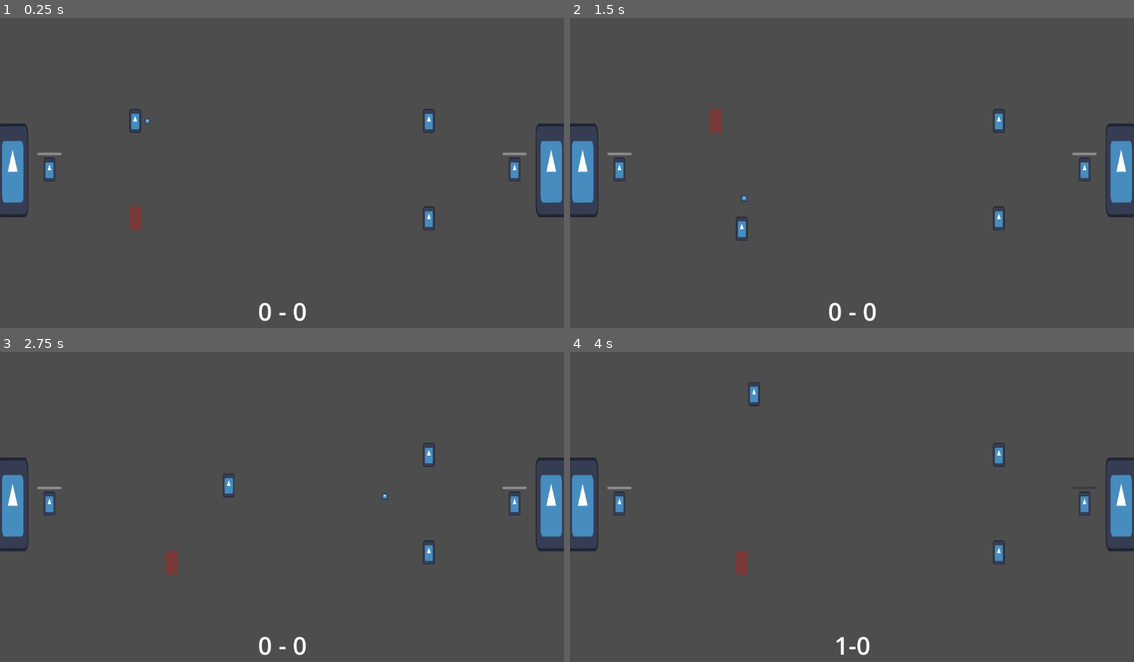
Above: before the commit, frames 1-4 (two rows, left to right).
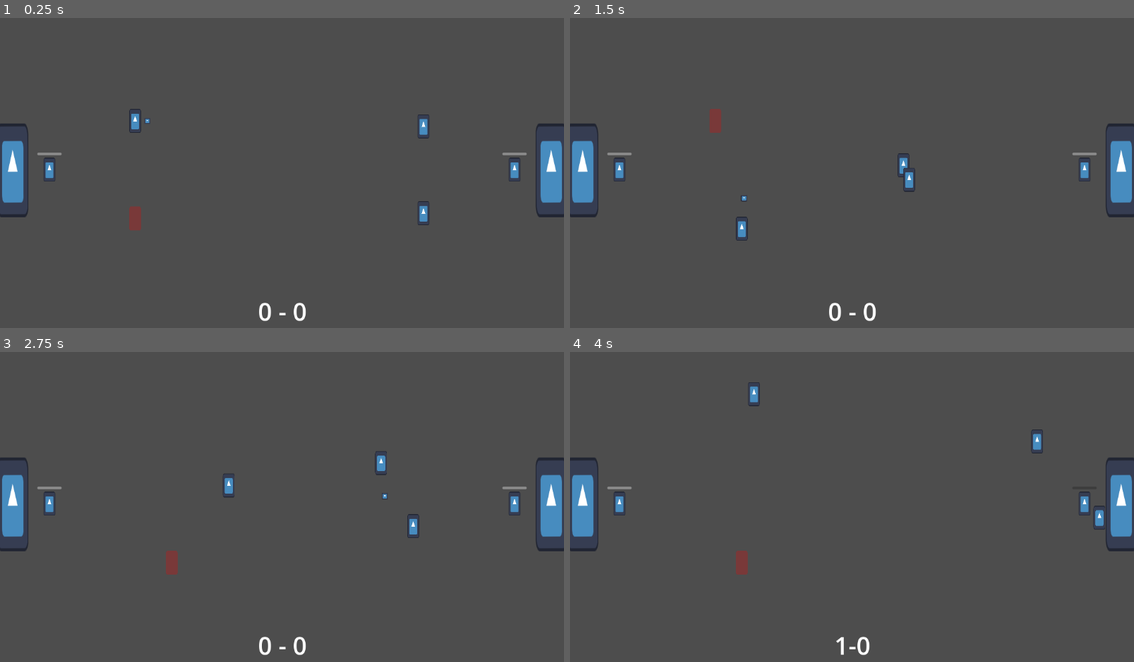
Above: after the commit, the same moments.

Repository: david8zhang/spooky-soccer
Game: Godot game, scene res://scenes/Main.tscn
Same seed, same stepped clock (60 frames per second), same inputs: the game is played once before the commit and once after it. The engine's default icon, where the game draws it, is replaced by a stand-in: a white triangle on a blue panel in a dark square.
Inputs:
- Up to frame 1 (0.25 s): no input
- Up to frame 2 (1.5 s): hold Right (move_right) 0.53-1.28 s; tap Space (pass) at 0.6, 1.35 s; hold Down (move_down) from 1.28 s (still down)
- Up to frame 3 (2.75 s): release Down (move_down) at 2.03 s; hold Right (move_right) from 2.03 s (still down); tap F (shoot) at 2.1 s; tap Space (pass) at 2.3 s
- Up to frame 4 (4 s): release Right (move_right) at 2.78 s; hold Up (move_up) 2.78-3.53 s; tap Space (pass) at 2.85, 3.6 s; hold Left (move_left) from 3.53 s (still down)

The runs differ from the first frame. In frame 1, 0.3% of the frame differs, in the area x 74-78%, y 29-69%; in frame 2, 0.4%; in frame 3, 0.4%; in frame 4, 0.4%, in the area x 74-95%, y 25-69%.

Commit message:
Added running away from player

Diff:
--- a/prefabs/CPUFieldPlayer.tscn
+++ b/prefabs/CPUFieldPlayer.tscn
@@ -33,7 +33,7 @@
 [node name="ContextMap" parent="." instance=ExtResource("2_vai8v")]
 
 [node name="CPUFieldPlayerAI" parent="." node_paths=PackedStringArray("blackboard") instance=ExtResource("2_4laok")]
-blackboard = NodePath("@Node@43788")
+blackboard = NodePath("@Node@18831")
 
 [node name="AnimatedSprite2D" type="AnimatedSprite2D" parent="."]
 position = Vector2(0, -4.76837e-07)
--- a/prefabs/CPUFieldPlayerAI.tscn
+++ b/prefabs/CPUFieldPlayerAI.tscn
@@ -12,7 +12,9 @@
 [ext_resource type="Script" path="res://scripts/behavior_tree/IsOpen.gd" id="8_bns73"]
 [ext_resource type="Script" path="res://scripts/behavior_tree/SaveOpenPassTarget.gd" id="11_88kw3"]
 [ext_resource type="Script" path="res://scripts/behavior_tree/PassBall.gd" id="11_rjhhn"]
+[ext_resource type="Script" path="res://scripts/behavior_tree/IsInDanger.gd" id="13_7widk"]
 [ext_resource type="Script" path="res://scripts/behavior_tree/IsAtPositionForTooLong.gd" id="13_n8y3q"]
+[ext_resource type="Script" path="res://scripts/behavior_tree/RunAwayFromPlayer.gd" id="14_1xmdo"]
 [ext_resource type="Script" path="res://scripts/behavior_tree/SaveOffensivePosition.gd" id="14_s5dla"]
 [ext_resource type="Script" path="res://scripts/behavior_tree/MoveToOffensivePosition.gd" id="15_svf2b"]
 [ext_resource type="Script" path="res://scripts/behavior_tree/SaveOffensiveSupportPosition.gd" id="17_hd2kq"]
@@ -26,7 +28,7 @@
 
 [node name="CPUFieldPlayerAI" type="Node" node_paths=PackedStringArray("blackboard", "actor")]
 script = ExtResource("1_xsn7y")
-blackboard = NodePath("@Node@107879")
+blackboard = NodePath("@Node@21128")
 actor = NodePath("..")
 
 [node name="RootSequence" type="Node" parent="."]
@@ -83,19 +85,31 @@
 [node name="PassBall" type="Node" parent="RootSequence/OffenseOrDefense/OffenseSequence/OnOrOffball/OnballSequence/ShouldShootOrNot/ShouldPassOrNot/PassSequence"]
 script = ExtResource("11_rjhhn")
 
-[node name="ShouldReposition" type="Node" parent="RootSequence/OffenseOrDefense/OffenseSequence/OnOrOffball/OnballSequence/ShouldShootOrNot/ShouldPassOrNot"]
+[node name="ShouldRetreat" type="Node" parent="RootSequence/OffenseOrDefense/OffenseSequence/OnOrOffball/OnballSequence/ShouldShootOrNot/ShouldPassOrNot"]
 script = ExtResource("2_8as02")
 
-[node name="RepositionSequence" type="Node" parent="RootSequence/OffenseOrDefense/OffenseSequence/OnOrOffball/OnballSequence/ShouldShootOrNot/ShouldPassOrNot/ShouldReposition"]
+[node name="RetreatSequence" type="Node" parent="RootSequence/OffenseOrDefense/OffenseSequence/OnOrOffball/OnballSequence/ShouldShootOrNot/ShouldPassOrNot/ShouldRetreat"]
 script = ExtResource("2_erdwv")
 
-[node name="IsAtPositionForTooLong" type="Node" parent="RootSequence/OffenseOrDefense/OffenseSequence/OnOrOffball/OnballSequence/ShouldShootOrNot/ShouldPassOrNot/ShouldReposition/RepositionSequence"]
+[node name="IsInDanger" type="Node" parent="RootSequence/OffenseOrDefense/OffenseSequence/OnOrOffball/OnballSequence/ShouldShootOrNot/ShouldPassOrNot/ShouldRetreat/RetreatSequence"]
+script = ExtResource("13_7widk")
+
+[node name="RunAwayFromPlayer" type="Node" parent="RootSequence/OffenseOrDefense/OffenseSequence/OnOrOffball/OnballSequence/ShouldShootOrNot/ShouldPassOrNot/ShouldRetreat/RetreatSequence"]
+script = ExtResource("14_1xmdo")
+
+[node name="ShouldReposition" type="Node" parent="RootSequence/OffenseOrDefense/OffenseSequence/OnOrOffball/OnballSequence/ShouldShootOrNot/ShouldPassOrNot/ShouldRetreat"]
+script = ExtResource("2_8as02")
+
+[node name="RepositionSequence" type="Node" parent="RootSequence/OffenseOrDefense/OffenseSequence/OnOrOffball/OnballSequence/ShouldShootOrNot/ShouldPassOrNot/ShouldRetreat/ShouldReposition"]
+script = ExtResource("2_erdwv")
+
+[node name="IsAtPositionForTooLong" type="Node" parent="RootSequence/OffenseOrDefense/OffenseSequence/OnOrOffball/OnballSequence/ShouldShootOrNot/ShouldPassOrNot/ShouldRetreat/ShouldReposition/RepositionSequence"]
 script = ExtResource("13_n8y3q")
 
-[node name="SaveOffensivePosition" type="Node" parent="RootSequence/OffenseOrDefense/OffenseSequence/OnOrOffball/OnballSequence/ShouldShootOrNot/ShouldPassOrNot/ShouldReposition/RepositionSequence"]
+[node name="SaveOffensivePosition" type="Node" parent="RootSequence/OffenseOrDefense/OffenseSequence/OnOrOffball/OnballSequence/ShouldShootOrNot/ShouldPassOrNot/ShouldRetreat/ShouldReposition/RepositionSequence"]
 script = ExtResource("14_s5dla")
 
-[node name="MoveToOffensivePosition" type="Node" parent="RootSequence/OffenseOrDefense/OffenseSequence/OnOrOffball/OnballSequence/ShouldShootOrNot/ShouldPassOrNot/ShouldReposition"]
+[node name="MoveToOffensivePosition" type="Node" parent="RootSequence/OffenseOrDefense/OffenseSequence/OnOrOffball/OnballSequence/ShouldShootOrNot/ShouldPassOrNot/ShouldRetreat/ShouldReposition"]
 script = ExtResource("15_svf2b")
 
 [node name="ShouldReposition" type="Node" parent="RootSequence/OffenseOrDefense/OffenseSequence/OnOrOffball"]
--- a/scripts/CPUFieldManager.gd
+++ b/scripts/CPUFieldManager.gd
@@ -20,9 +20,16 @@
 func _ready():
 	init_players(player_configs, FieldPlayer.Side.CPU)
 	init_goalkeeper(goalkeeper_config, FieldPlayer.Side.CPU)
+	game.all_ready.connect(all_ready)
 
 func get_offensive_zones():
 	return self.game.cpu_offensive_zones
 
 func get_offensive_support_zones():
 	return self.game.cpu_offensive_support_zones
+
+func get_opposing_manager():
+	return game.player_manager
+
+func all_ready():
+	super.assign_defenders()
--- a/scripts/FieldManager.gd
+++ b/scripts/FieldManager.gd
@@ -6,6 +6,7 @@
 @onready var game = get_node("/root/Main") as Game
 
 var field_players = []
+var defensive_assignments = {}
 var goalkeeper
 
 func init_players(player_configs, side: FieldPlayer.Side):
@@ -34,3 +35,25 @@
 
 func get_defensive_zones():
 	pass
+
+func get_opposing_manager():
+	pass
+
+func assign_defenders():
+	var opp_players = get_opposing_manager().field_players
+	var opp_player_names = opp_players.map(func(player: FieldPlayer): return player.player_name)
+	opp_player_names.shuffle()
+	for i in range(0, opp_player_names.size()):
+		var player = field_players[i]
+		defensive_assignments[player.player_name] = opp_player_names[i]
+
+func get_player_to_defend(player_name: String):
+	if defensive_assignments.has(player_name):
+		var opp_player_name = defensive_assignments[player_name]
+		var opp_players = get_opposing_manager().field_players
+		for p in opp_players:
+			if p.player_name == opp_player_name:
+				return p
+		return null
+	else:
+		return null
--- a/scripts/FieldPlayer.gd
+++ b/scripts/FieldPlayer.gd
@@ -119,6 +119,9 @@
 				prev_possessor.can_take_possession = true
 		take_poss_of_ball()
 
+func get_self_goal():
+	return game.cpu_goal if side == Side.CPU else game.player_goal
+
 func get_opposing_goal():
 	return game.cpu_goal if side == Side.PLAYER else game.player_goal
 
@@ -160,6 +163,9 @@
 		var steering_force = desired_velocity - linear_velocity
 		linear_velocity = linear_velocity + (steering_force * 2 * 0.0167)
 
+func move_in_direction(dir: Vector2):
+	linear_velocity = dir.normalized() * FieldPlayer.SPEED
+
 func has_open_shot():
 	return !ray_to_goal.is_colliding()
 
--- a/scripts/PlayerFieldManager.gd
+++ b/scripts/PlayerFieldManager.gd
@@ -23,6 +23,7 @@
 	init_players(player_configs, FieldPlayer.Side.PLAYER)
 	init_goalkeeper(goalkeeper_config, FieldPlayer.Side.PLAYER)
 	field_players[0].is_selected = true
+	game.all_ready.connect(all_ready)
 
 func select_new_player(field_player: FieldPlayer):
 	if selected_player != null and selected_player != field_player:
@@ -30,3 +31,9 @@
 		selected_player.lose_poss_of_ball()
 	field_player.is_selected = true
 	selected_player = field_player
+
+func all_ready():
+	super.assign_defenders()
+
+func get_opposing_manager():
+	return game.cpu_manager
--- a/scripts/behavior_tree/InitCPUBlackboard.gd
+++ b/scripts/behavior_tree/InitCPUBlackboard.gd
@@ -3,6 +3,6 @@
 
 func tick(actor: Node, blackboard: Blackboard):
 	var field_player = actor as FieldPlayer
-	blackboard.set_value("goal_dist_threshold", 200)
+	blackboard.set_value("goal_dist_threshold", 250)
 	blackboard.set_value("game", field_player.game)
 	return SUCCESS
--- a/scripts/behavior_tree/IsInDanger.gd
+++ b/scripts/behavior_tree/IsInDanger.gd
@@ -1,7 +1,7 @@
 class_name IsInDanger
 extends ConditionLeaf
 
-static var DANGER_THRESHOLD = 50
+static var DANGER_THRESHOLD = 100
 
 func tick(actor: Node, _blackboard: Blackboard):
 	var field_player = actor as FieldPlayer
--- a/scripts/behavior_tree/MoveToDefensivePosition.gd
+++ b/scripts/behavior_tree/MoveToDefensivePosition.gd
@@ -1,5 +1,14 @@
 class_name MoveToDefensivePosition
 extends ActionLeaf
 
-func tick(actor: Node, blackboard: Blackboard):
+func tick(actor: Node, _blackboard: Blackboard):
+	var field_player = actor as FieldPlayer
+	var manager = field_player.field_manager as FieldManager
+	var player_to_defend = manager.get_player_to_defend(field_player.player_name)
+	var self_goal = field_player.get_self_goal()
+	var def_position = Vector2(
+		(self_goal.global_position.x + player_to_defend.global_position.x) / 2,
+		(self_goal.global_position.y + player_to_defend.global_position.y) / 2
+	)
+	field_player.move_to_position(def_position, 5)
 	return SUCCESS
--- /dev/null
+++ b/scripts/behavior_tree/RunAwayFromPlayer.gd
@@ -0,0 +1,9 @@
+class_name RunAwayFromPlayer
+extends ActionLeaf
+
+func tick(actor: Node, _blackboard: Blackboard):
+	var field_player = actor as FieldPlayer
+	var closest_enemy_player = field_player.get_closest_enemy_field_player()
+	var dir_to_player = closest_enemy_player.global_position - field_player.global_position
+	field_player.move_in_direction(-dir_to_player)
+	return SUCCESS
Not shown: 1 places in prefabs/CPUFieldPlayerAI.tscn that only renumber resources
